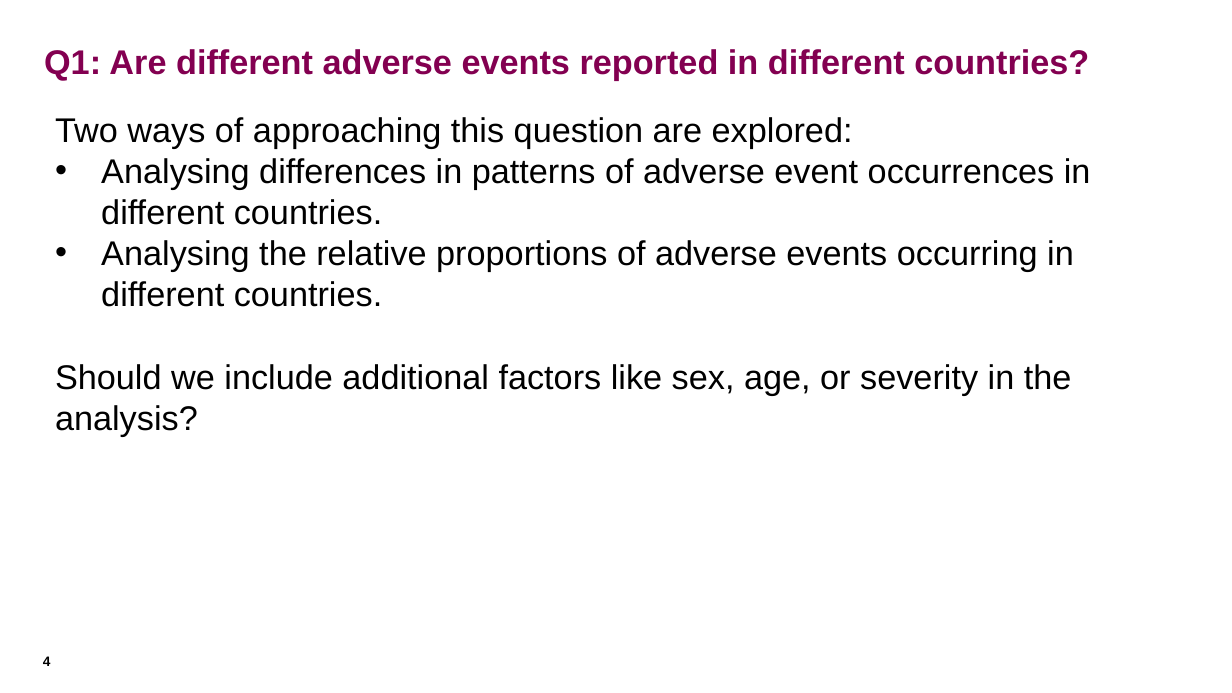
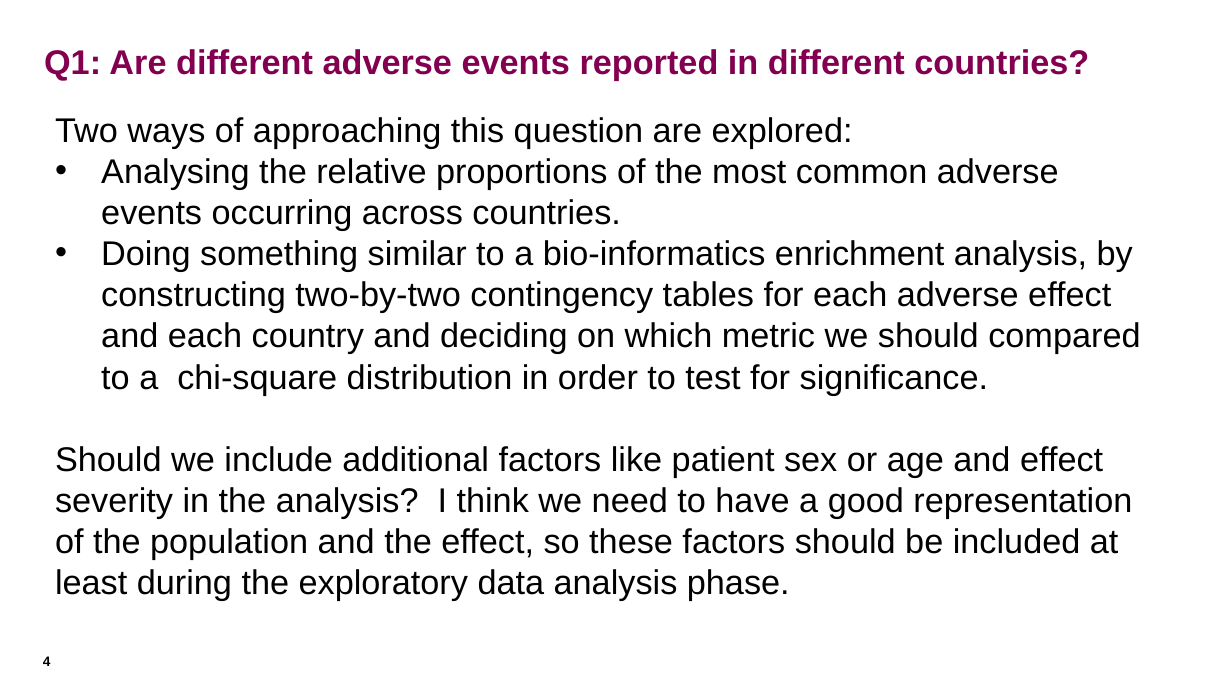
Before and after one commit to SalazarDomingo/FDA-Drug-Adverse-Effects-Analysis, a slide deck: slide 4 of FDA_DrugAdverseEffectsAnalysis.pptx. Drawn at 1232x693 pixels with LibreOffice and Linux fonts; fonts in the diff are those of the drawing. Boxes give left, top, right and bottom in pixels: in the first picture for what was removed or moved away, otherwise in the second. Text is boxed around its words. In the diff, an @@ line names an element or a change of style, - is before the commit and + after.

```diff
--- a/FDA_DrugAdverseEffectsAnalysis.pptx
+++ b/FDA_DrugAdverseEffectsAnalysis.pptx
@@ text at <box>55,158,1140,600</box>: text changed @@
-• Analysing differences in patterns of adverse event occurrences in different countries.
-• Analysing the relative proportions of adverse events occurring in different countries.
-Should we include additional factors like sex, age, or severity in the analysis?
+• Analysing the relative proportions of the most common adverse events occurring across countries.
+• Doing something similar to a bio-informatics enrichment analysis, by constructing two-by-two contingency tables for each adverse effect and each country and deciding on which metric we should compared to a chi-square distribution in order to test for significance.
+Should we include additional factors like patient sex or age and effect severity in the analysis? I think we need to have a good representation of the population and the effect, so these factors should be included at least during the exploratory data analysis phase.
```
Also in this commit, not shown: 14 other slides changed, 16 slides added, 13 slides removed.
